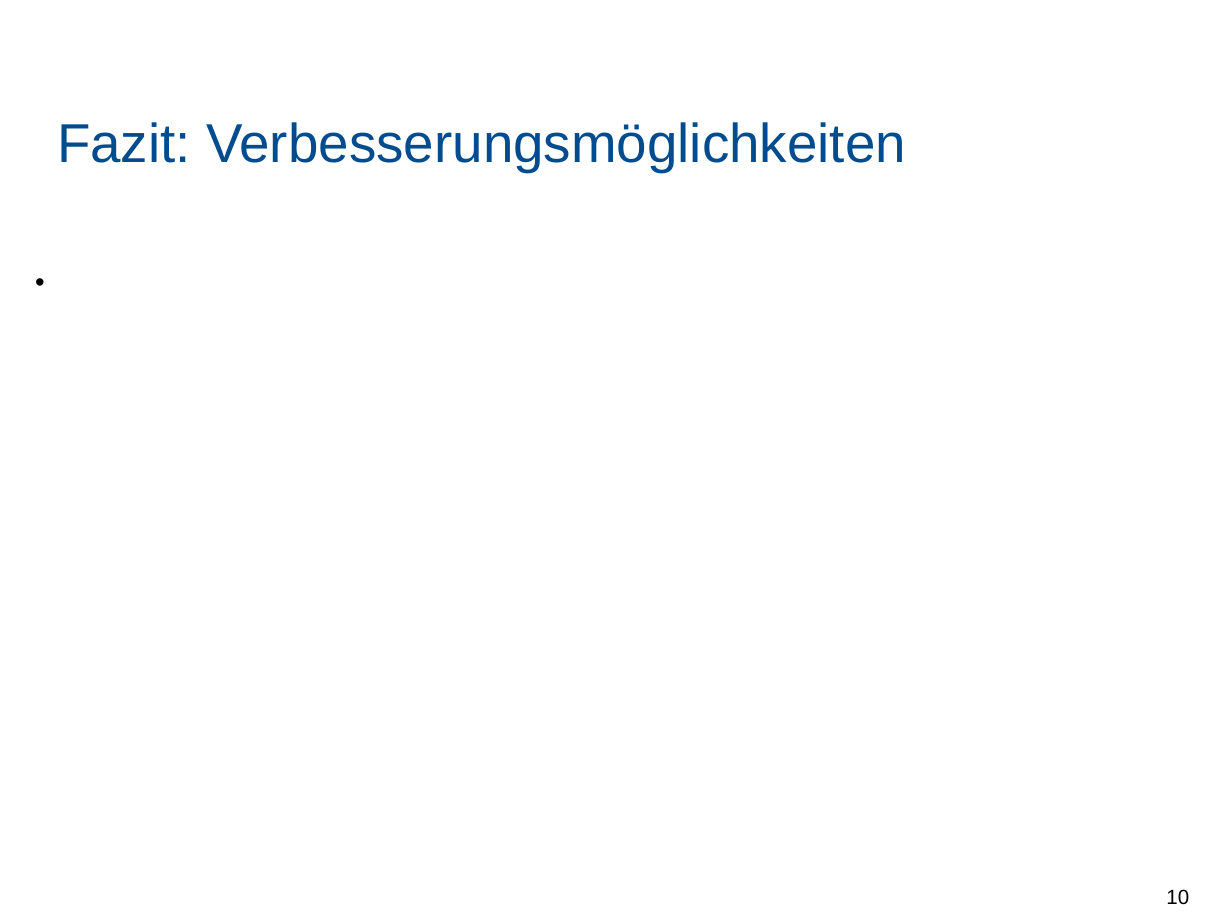
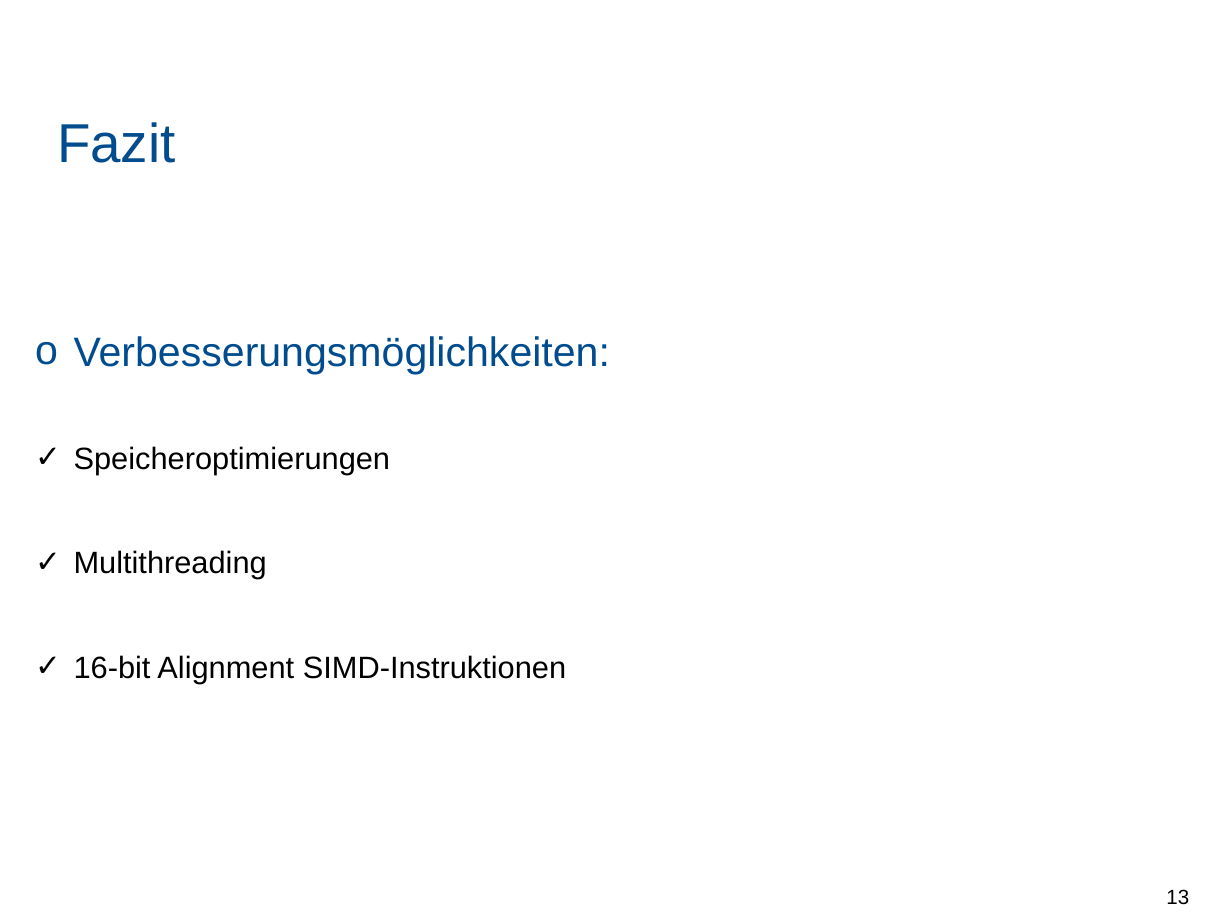
Before and after one commit to PaddlePad/ASP-Peano, a slide deck: slide 13 of Ausarbeitung/präzi.pptx (slide 10 before the commit). Drawn at 1232x924 pixels with LibreOffice and Linux fonts; fonts in the diff are those of the drawing; background and template pictures are left out. Boxes give left, top, right and bottom in pixels: in the first picture for what was removed or moved away, otherwise in the second. Text is boxed around its words. In the diff, an @@ line names an element or a change of style, - is before the commit and + after.

```diff
--- a/Ausarbeitung/präzi.pptx
+++ b/Ausarbeitung/präzi.pptx
@@ title at (57, 122, 176, 163): text changed @@
-Fazit: Verbesserungsmöglichkeiten
+Fazit
@@ text removed at (34, 260, 1181, 870) @@
-•
@@ text added at (74, 336, 610, 684), 18 pt, text #000000 @@
+o Verbesserungsmöglichkeiten:
+✓ Speicheroptimierungen
+✓ Multithreading
+✓ 16-bit Alignment SIMD-Instruktionen
@@ page number at (1166, 889, 1189, 905): text changed @@
-10
+13
```
Also in this commit, not shown: 1 other slide changed, 5 slides added, 2 slides removed.
